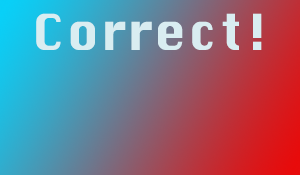
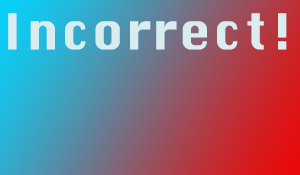
Layers edited between the first and the second 300x175 image:
added layer "Incorrect!" in group "Group 10" over [8, 13, 287, 50]
hid "Correct!" over [36, 13, 262, 50]
